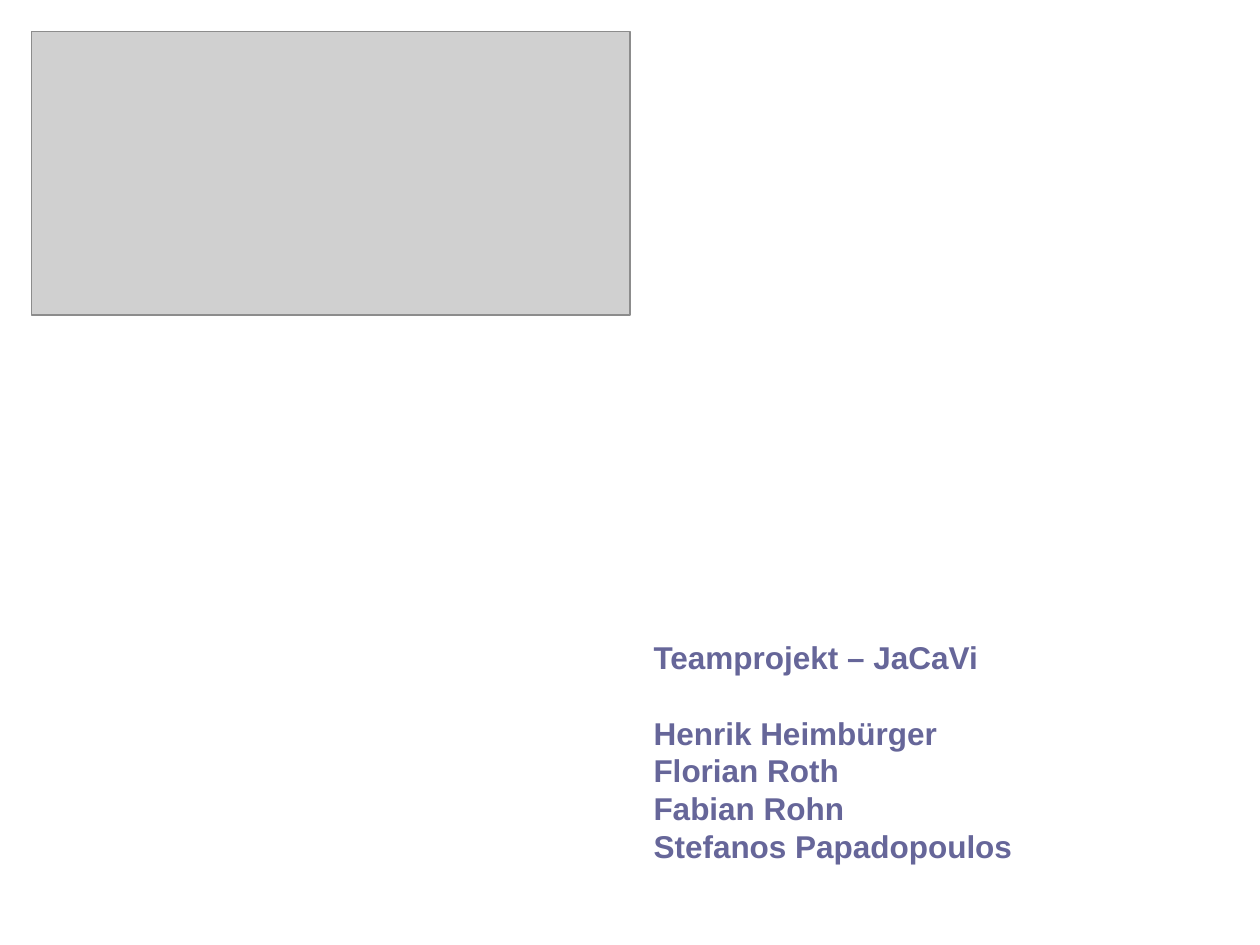
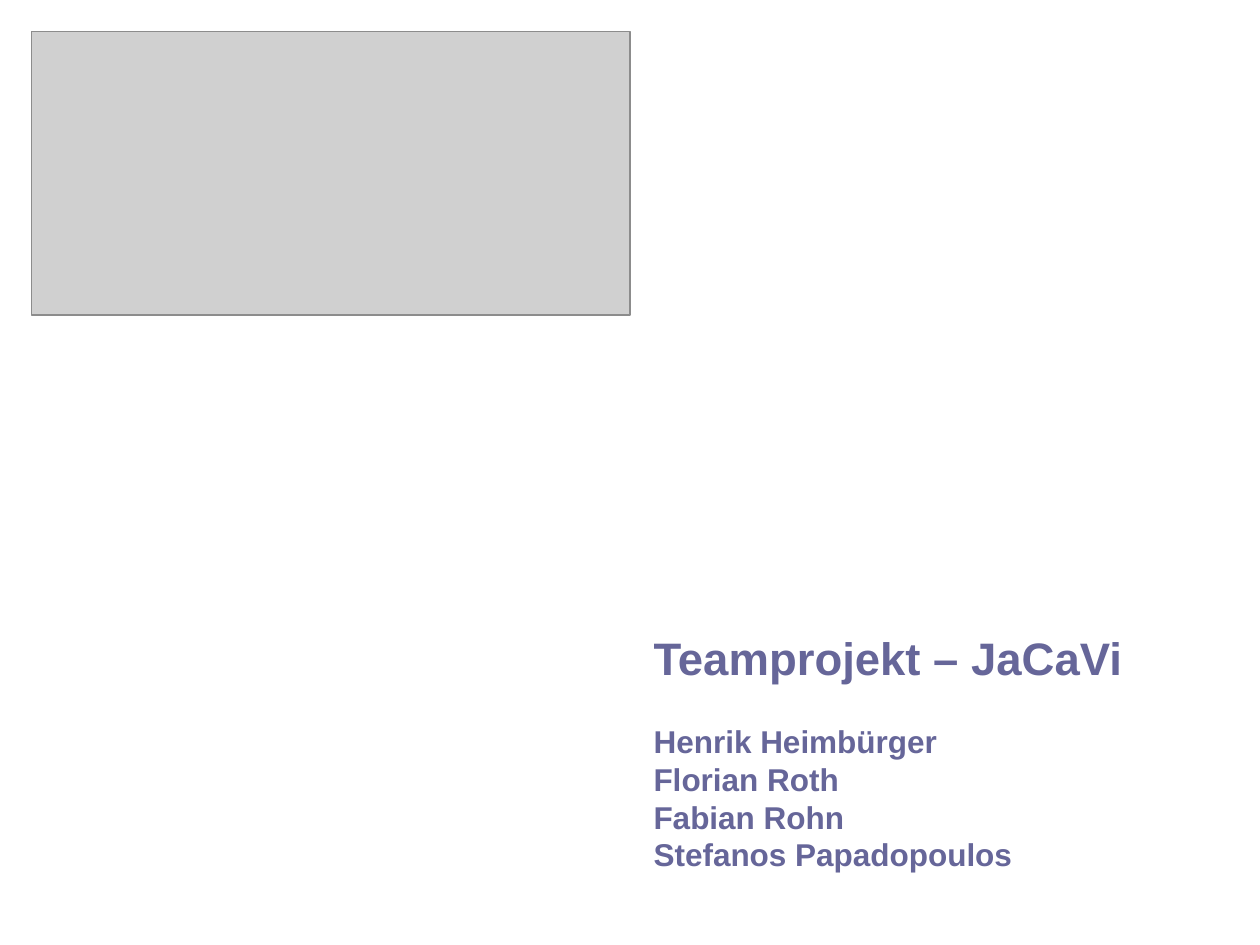
Before and after one commit to hheimbuerger/jacavi, a slide deck: slide 1 of docs/presentation documents/Abschlusspräsentation_JaCaVi.odp. Drawn at 1260x945 pixels with LibreOffice and Linux fonts; fonts in the diff are those of the drawing; grey boxes stand for pictures; background and template pictures are left out. Boxes give left, top, right and bottom in pixels: in the first picture for what was removed or moved away, otherwise in the second. Text is boxed around its words. In the diff, an @@ line names an element or a change of style, - is before the commit and + after.

```diff
--- a/docs/presentation documents/Abschlusspräsentation_JaCaVi.odp
+++ b/docs/presentation documents/Abschlusspräsentation_JaCaVi.odp
@@ title "Teamprojekt – JaCaVi Henrik Heimbürger ..." at (654, 642, 1122, 872): size 18 to 26 pt in "Teamprojekt – JaCaVi" @@
```
Also in this commit, not shown: 4 other slides changed, 7 slides added, 1 slide removed.
